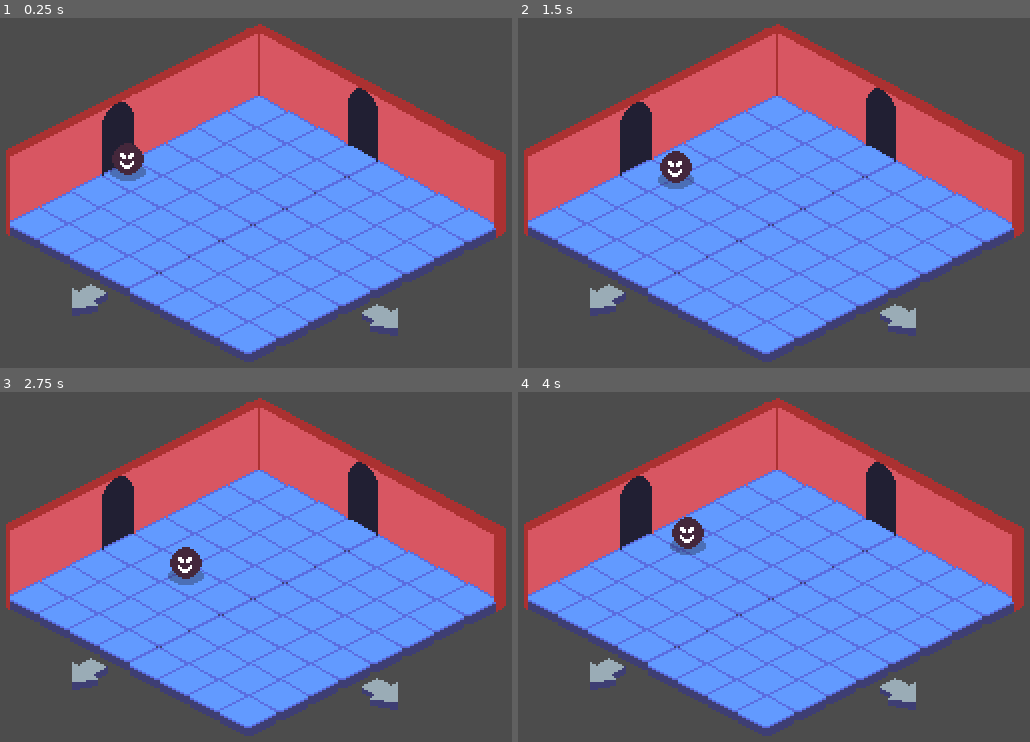
Above: before the commit, frames 1-4 (two rows, left to right).
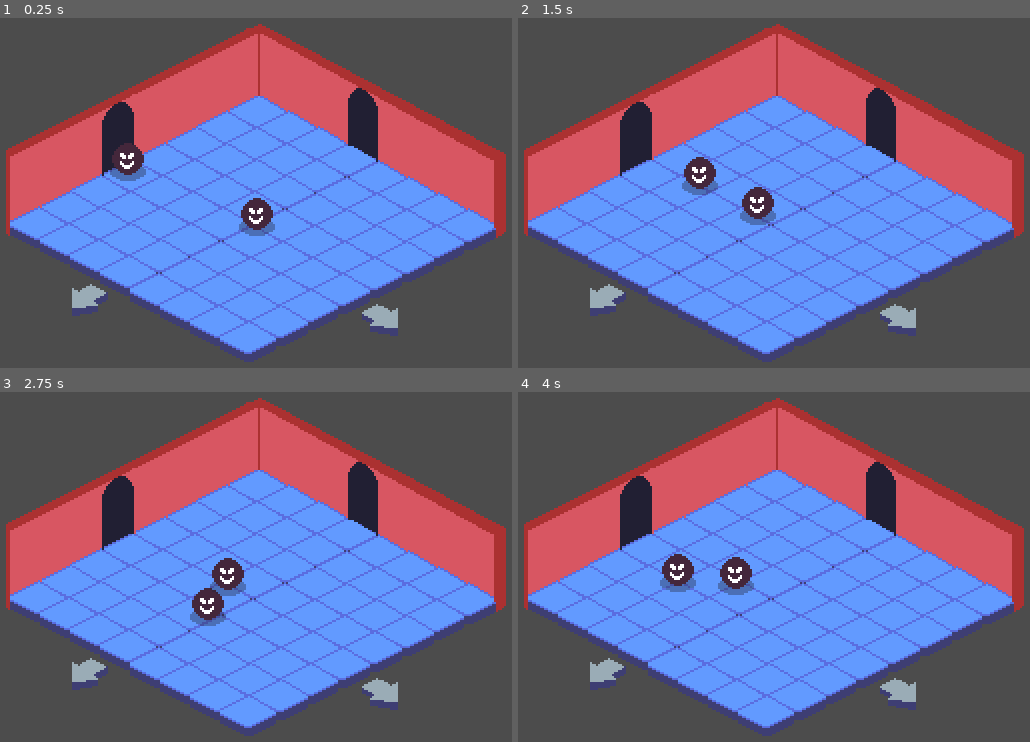
Above: after the commit, the same moments.

Repository: ColmeiaUDESC/gamejaaj6
Game: Godot game, scene res://Cenas/Teste.tscn
Two runs of this game, one before a commit and one after it. Both use one fixed random seed, a clock stepped at 60 frames per second and the inputs below. Before the commit the project starts from res://Scenes/Teste.tscn.
Inputs:
- Up to frame 1 (0.25 s): no input
- Up to frame 2 (1.5 s): tap Enter at 0.5 s; hold Right (ui_right) 0.53-1.28 s; hold Down (ui_down) from 1.28 s (still down)
- Up to frame 3 (2.75 s): release Down (ui_down) at 2.03 s; hold Right (ui_right) from 2.03 s (still down)
- Up to frame 4 (4 s): release Right (ui_right) at 2.78 s; hold Up (ui_up) 2.78-3.53 s; hold Left (ui_left) from 3.53 s (still down)

The runs differ from the first frame. In frame 1, 0.6% of the frame differs, in the area x 46-54%, y 51-63%; in frame 2, 1.6%; in frame 3, 1.7%; in frame 4, 1.7%, in the area x 27-47%, y 35-58%.

Commit message:
Inimigo

Diff:
--- /dev/null
+++ b/Cenas/Teste.tscn
@@ -0,0 +1,23 @@
+[gd_scene load_steps=4 format=2]
+
+[ext_resource path="res://Instanciaveis/Jogador.tscn" type="PackedScene" id=1]
+[ext_resource path="res://Conteudos/Counteudo-Teste/fundo.png" type="Texture" id=2]
+[ext_resource path="res://Instanciaveis/Inimigo.tscn" type="PackedScene" id=3]
+
+[node name="Node2D" type="Node2D"]
+
+[node name="Sala" type="Sprite" parent="."]
+position = Vector2( 160, 92 )
+texture = ExtResource( 2 )
+
+[node name="Jogador" parent="." instance=ExtResource( 1 )]
+
+[node name="Inimigo" parent="." instance=ExtResource( 3 )]
+position = Vector2( 160.5, 103.5 )
+
+[node name="Paredes" type="StaticBody2D" parent="."]
+visible = false
+
+[node name="CollisionPolygon2D" type="CollisionPolygon2D" parent="Paredes"]
+position = Vector2( 160, 92 )
+polygon = PoolVector2Array( -60, -28, 0, -56, 44, -32, 44, -56, 64, -44, 64, -24, 120, 8, 120, 16, -4, 80, -124, 16, -124, 4, -80, -16, -80, -40, -60, -48, -60, -60, -136, -28, -136, 24, -4, 96, 128, 28, 128, -28, 4, -88, -60, -60 )
--- /dev/null
+++ b/Instanciaveis/Inimigo.tscn
@@ -0,0 +1,43 @@
+[gd_scene load_steps=6 format=2]
+
+[ext_resource path="res://Instanciaveis/Scripts/Inimigo.gd" type="Script" id=1]
+[ext_resource path="res://Conteudos/Counteudo-Teste/personagem-teste.png" type="Texture" id=2]
+
+[sub_resource type="CircleShape2D" id=1]
+radius = 8.0
+
+[sub_resource type="CircleShape2D" id=2]
+radius = 13.8158
+
+[sub_resource type="CapsuleShape2D" id=3]
+radius = 46.5104
+height = 7.1326
+
+[node name="Inimigo" type="KinematicBody2D"]
+position = Vector2( 96, 72 )
+script = ExtResource( 1 )
+__meta__ = {
+"_edit_group_": true
+}
+
+[node name="Sprite" type="Sprite" parent="."]
+texture = ExtResource( 2 )
+
+[node name="Colisao" type="CollisionShape2D" parent="."]
+shape = SubResource( 1 )
+
+[node name="Area_de_ataque" type="Area2D" parent="."]
+
+[node name="CollisionShape2D" type="CollisionShape2D" parent="Area_de_ataque"]
+shape = SubResource( 2 )
+
+[node name="Visao" type="Area2D" parent="."]
+
+[node name="CollisionShape2D" type="CollisionShape2D" parent="Visao"]
+rotation = 0.785398
+shape = SubResource( 3 )
+
+[connection signal="body_entered" from="Area_de_ataque" to="." method="_on_Area_de_ataque_body_entered"]
+[connection signal="body_exited" from="Area_de_ataque" to="." method="_on_Area_de_ataque_body_exited"]
+[connection signal="body_entered" from="Visao" to="." method="_on_Visao_body_entered"]
+[connection signal="body_exited" from="Visao" to="." method="_on_Visao_body_exited"]
--- /dev/null
+++ b/Instanciaveis/Jogador.tscn
@@ -0,0 +1,19 @@
+[gd_scene load_steps=4 format=2]
+
+[ext_resource path="res://Instanciaveis/Scripts/Jogador.gd" type="Script" id=1]
+[ext_resource path="res://Conteudos/Counteudo-Teste/personagem-teste.png" type="Texture" id=2]
+
+[sub_resource type="CircleShape2D" id=1]
+
+[node name="Jogador" type="KinematicBody2D"]
+position = Vector2( 96, 76 )
+script = ExtResource( 1 )
+__meta__ = {
+"_edit_group_": true
+}
+
+[node name="Sprite" type="Sprite" parent="."]
+texture = ExtResource( 2 )
+
+[node name="CollisionShape2D" type="CollisionShape2D" parent="."]
+shape = SubResource( 1 )
--- /dev/null
+++ b/Instanciaveis/Scripts/Inimigo.gd
@@ -0,0 +1,39 @@
+extends KinematicBody2D
+
+var random = RandomNumberGenerator.new()
+enum {
+	AGUARDO,
+	ATAQUE,
+	SEGUIR
+}
+
+const VELOCIDADE = 20
+var jogador = null
+onready var state = AGUARDO
+
+var timer = 0
+var timer_limit = 1000
+var movimento = Vector2.ZERO
+
+func _physics_process(delta):
+	var movimento = Vector2.ZERO
+	if state == SEGUIR:
+		movimento = position.direction_to(jogador.position) * VELOCIDADE
+
+	move_and_slide(movimento)
+
+func _on_Visao_body_entered(body):
+	if body.name == "Jogador":
+		jogador = body
+		state = SEGUIR
+
+func _on_Visao_body_exited(_body):
+	state = AGUARDO
+
+func _on_Area_de_ataque_body_entered(body):
+	if body.name == "Jogador":
+		jogador = body
+		state = ATAQUE
+
+func _on_Area_de_ataque_body_exited(_body):
+	state = SEGUIR
--- a/Scenes/Player.gd
+++ b/Instanciaveis/Scripts/Jogador.gd
@@ -1,6 +1,6 @@
 extends KinematicBody2D
 
-const VELOCIDADE = 20
+const VELOCIDADE = 36
 var movimento = Vector2()
 
 func _process(_delta):
@@ -18,4 +18,4 @@
 		direcao += Vector2(1, 0)
 
 	movimento = direcao.normalized() * VELOCIDADE
-	move_and_slide(movimento)
+	movimento = move_and_slide(movimento)
--- a/Scenes/Teste.tscn
+++ /dev/null
@@ -1,32 +0,0 @@
-[gd_scene load_steps=5 format=2]
-
-[ext_resource path="res://Assets/Test-Assets/background.png" type="Texture" id=1]
-[ext_resource path="res://Assets/Test-Assets/mock_char.png" type="Texture" id=2]
-[ext_resource path="res://Scenes/Player.gd" type="Script" id=3]
-
-[sub_resource type="CircleShape2D" id=1]
-
-[node name="Node2D" type="Node2D"]
-
-[node name="Sala" type="Sprite" parent="."]
-position = Vector2( 160, 92 )
-texture = ExtResource( 1 )
-
-[node name="Jogador" type="KinematicBody2D" parent="."]
-position = Vector2( 96, 76 )
-script = ExtResource( 3 )
-__meta__ = {
-"_edit_group_": true
-}
-
-[node name="Sprite" type="Sprite" parent="Jogador"]
-texture = ExtResource( 2 )
-
-[node name="CollisionShape2D" type="CollisionShape2D" parent="Jogador"]
-shape = SubResource( 1 )
-
-[node name="Paredes" type="StaticBody2D" parent="."]
-
-[node name="CollisionPolygon2D" type="CollisionPolygon2D" parent="Paredes"]
-position = Vector2( 160, 92 )
-polygon = PoolVector2Array( -56, -36, 0, -64, 40, -40, 40, -60, 68, -44, 68, -24, 120, 4, 120, 16, -4, 80, -124, 16, -124, -20, -124, -4, -80, -24, -80, -44, -60, -52, -56, -40, -48, -44, -52, -68, -140, -28, -140, 28, -8, 100, 132, 32, 140, -4, 128, -32, 8, -88, -40, -84, -52, -68, -48, -44, -56, -40 )
--- a/project.godot
+++ b/project.godot
@@ -11,8 +11,7 @@
 [application]
 
 config/name="GameJaaj6colmeia"
-run/main_scene="res://Scenes/Teste.tscn"
-config/icon="res://icon.png"
+run/main_scene="res://Cenas/Teste.tscn"
 
 [display]
 
Renamed: Assets/Test-Assets/background.png -> Conteudos/Counteudo-Teste/fundo.png
Not shown, changed: Conteudos/Counteudo-Teste/fundo.png.import
Renamed: Assets/Test-Assets/mock_char.png -> Conteudos/Counteudo-Teste/personagem-teste.png
Not shown, changed: Conteudos/Counteudo-Teste/personagem-teste.png.import
Binary file removed: icon.png
Not shown, removed: icon.png.import
